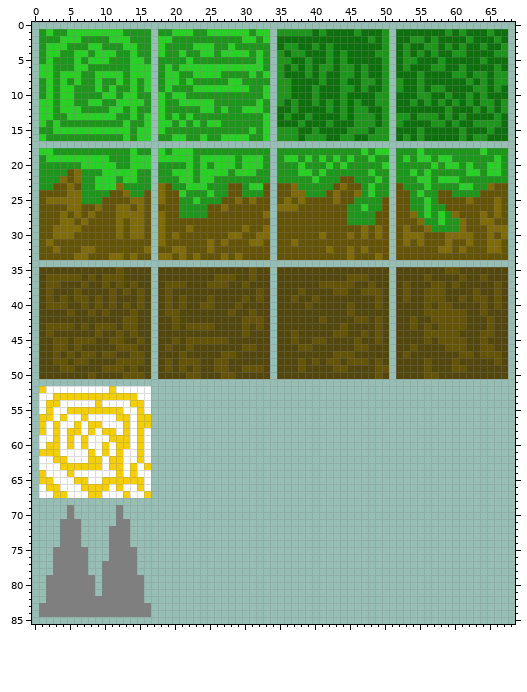
A sprite sheet gets an edit: ProjectSource/Tile&JumpProto/WindowsGame4/WindowsGame4Content/groundSpriteFile.png. Above is the file before it was changed.
The file is 69x86 pixels.
And afterwards:
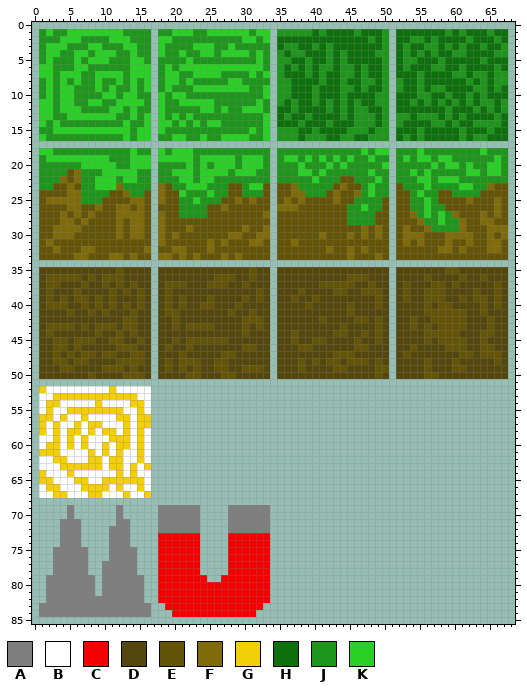
Palette (. is transparent): A #7f7f7f  B #ffffff  C #f40000  D #53470e  E #645407  F #806b0a  G #f3cf09  H #0e700c  J #1e961b  K #29d025
Changes in this commit:
{"y":69,"x":18,"old":"......","new":"AAAAAA"}
{"y":69,"x":28,"old":"......","new":"AAAAAA"}
{"y":70,"x":18,"old":"......","new":"AAAAAA"}
{"y":70,"x":28,"old":"......","new":"AAAAAA"}
{"y":71,"x":18,"old":"......","new":"AAAAAA"}
{"y":71,"x":28,"old":"......","new":"AAAAAA"}
{"y":72,"x":18,"old":"......","new":"AAAAAA"}
{"y":72,"x":28,"old":"......","new":"AAAAAA"}
{"y":73,"x":18,"old":"......","new":"CCCCCC"}
{"y":73,"x":28,"old":"......","new":"CCCCCC"}
{"y":74,"x":18,"old":"......","new":"CCCCCC"}
{"y":74,"x":28,"old":"......","new":"CCCCCC"}
{"y":75,"x":18,"old":"......","new":"CCCCCC"}
{"y":75,"x":28,"old":"......","new":"CCCCCC"}
{"y":76,"x":18,"old":"......","new":"CCCCCC"}
{"y":76,"x":28,"old":"......","new":"CCCCCC"}
{"y":77,"x":18,"old":"......","new":"CCCCCC"}
{"y":77,"x":28,"old":"......","new":"CCCCCC"}
{"y":78,"x":18,"old":"......","new":"CCCCCC"}
{"y":78,"x":28,"old":"......","new":"CCCCCC"}
{"y":79,"x":18,"old":".......","new":"CCCCCCC"}
{"y":79,"x":27,"old":".......","new":"CCCCCCC"}
{"y":80,"x":18,"old":"................","new":"CCCCCCCCCCCCCCCC"}
{"y":81,"x":18,"old":"................","new":"CCCCCCCCCCCCCCCC"}
{"y":82,"x":18,"old":"................","new":"CCCCCCCCCCCCCCCC"}
{"y":83,"x":19,"old":"..............","new":"CCCCCCCCCCCCCC"}
{"y":84,"x":20,"old":"............","new":"CCCCCCCCCCCC"}
{"label":"added","picture_box":[158,505,270,617]}
